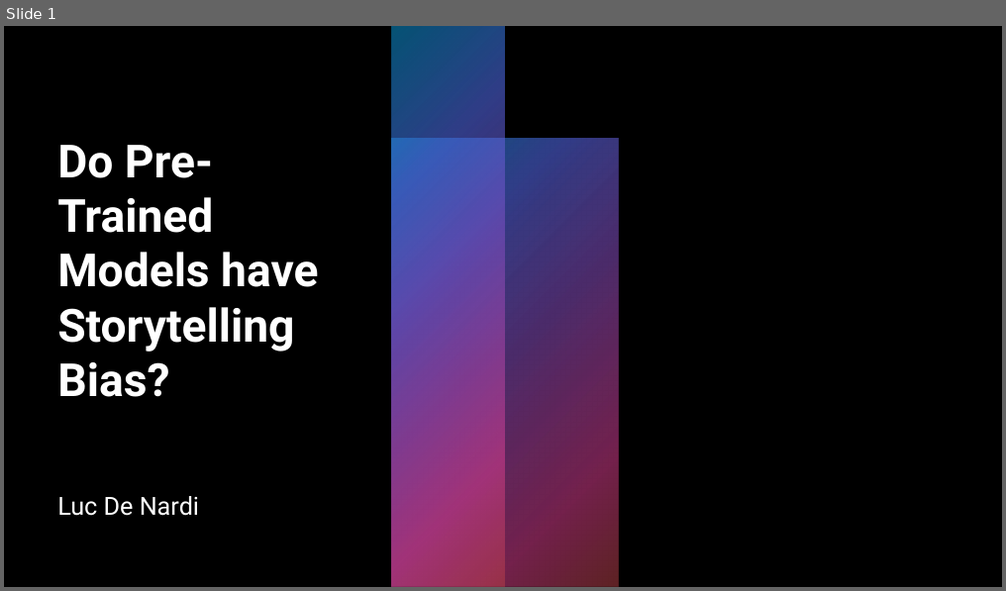
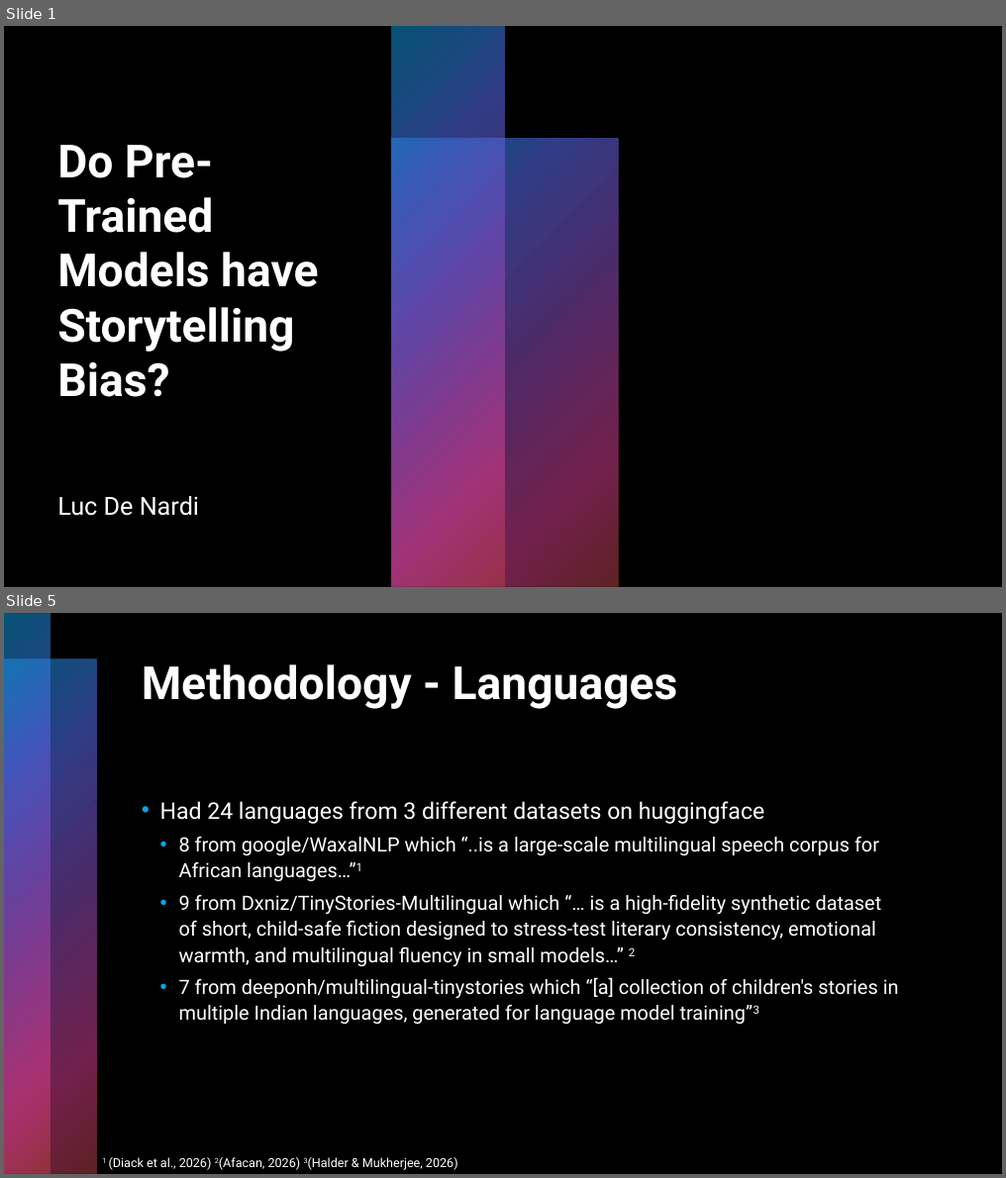
Before and after one commit to look-luc/Multilingual-Stories-Topic-Space, a slide deck: presentation.pptx. Shown one above the other, each under a label of ours: slide 1 before the commit, slides 1 and 5 after it; the slides between them are not shown. The pictures are 1006x591 and 1006x1178 pixels, drawn with LibreOffice and Linux fonts; fonts in the diff are those of the drawing; background and template pictures are left out. Boxes give left, top, right and bottom in pixels: in the first picture for what was removed or moved away, otherwise in the second. Text is boxed around its words. In the diff, an @@ line names an element or a change of style, - is before the commit and + after.

```diff
--- a/presentation.pptx
+++ b/presentation.pptx
@@ slide 5 added at box(4, 613, 1002, 1174), background #000000 @@
@@ rectangle added at box(4, 613, 51, 1174), fill gradient #0BA5E8 to #5066E1 to #894EC0 to #E54196 to #BE4449 @@
@@ rectangle added at box(4, 660, 97, 1174), fill gradient #0BA5E8 to #5066E1 to #894EC0 to #E54196 to #BE4449 @@
@@ title added at box(142, 664, 678, 709), 44 pt, text #FFFFFF, bold @@
+Methodology - Languages
@@ text added at box(160, 801, 899, 1024), 19 pt, text #FFFFFF @@
+• Had 24 languages from 3 different datasets on huggingface
+  • 8 from google/WaxalNLP which “..is a large-scale multilingual speech corpus for African languages…”1
+  • 9 from Dxniz/TinyStories-Multilingual which “… is a high-fidelity synthetic dataset of short, child-safe fiction designed to stress-test literary consistency, emotional warmth, and multilingual fluency in small models…” 2
+  • 7 from deeponh/multilingual-tinystories which “[a] collection of children's stories in multiple Indian languages, generated for language model training”3
@@ text added at box(103, 1157, 458, 1170), 12 pt, text #FFFFFF @@
+1 (Diack et al., 2026) 2(Afacan, 2026) 3(Halder & Mukherjee, 2026)
```
Also in this commit, not shown: 6 other slides added, 1 slide removed, 2 other files.
